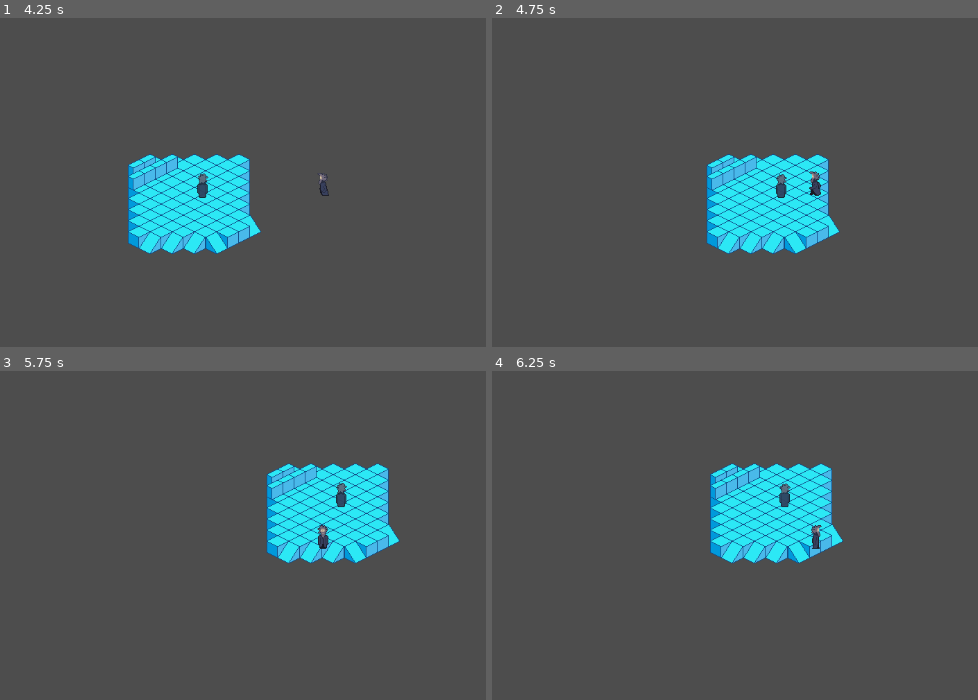
Above: before the commit, frames 1-4 (two rows, left to right).
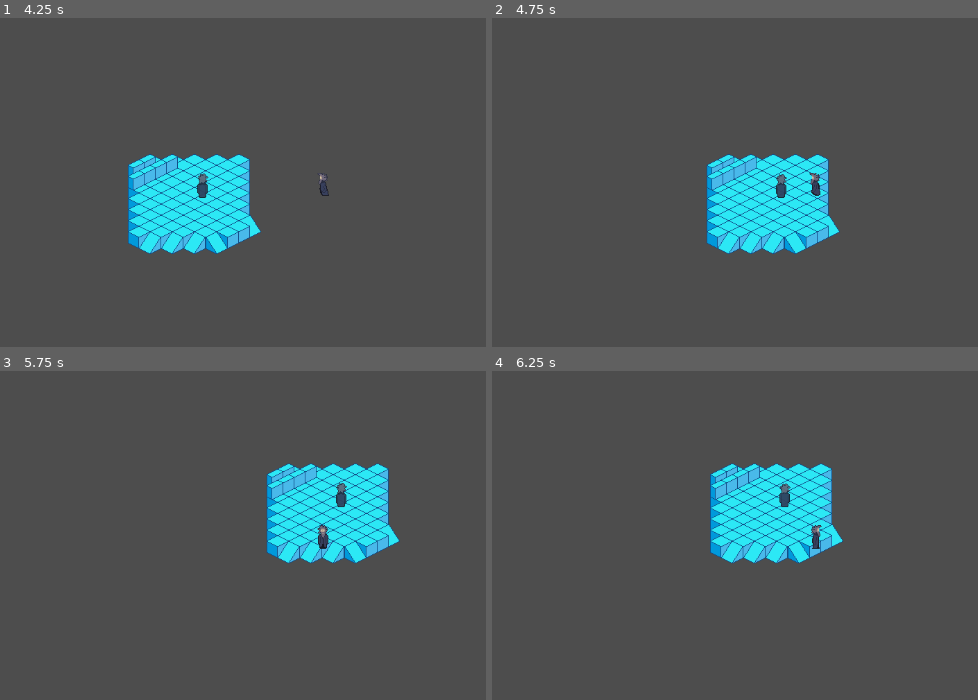
Above: after the commit, the same moments.

Repository: seanj29/LostEchoes
Game: Godot game, scene res://Scenes/Main.tscn
Same seed, same stepped clock (60 frames per second), same inputs: the game is played once before the commit and once after it.
Inputs:
- Up to frame 1 (4.25 s): tap Enter at 0.5 s; hold Right (Right) 0.53-1.28 s; hold Space (Attack) 0.53-1.28 s; hold Down (Down) 1.28-2.03 s; tap Space (Attack) at 1.35, 2.85 s; hold Right (Right) 2.03-2.78 s; hold Space (Attack) 2.03-2.78 s; hold Up (Up) 2.78-3.53 s; hold Left (Left) from 3.53 s (still down); hold Space (Attack) from 3.53 s (still down)
- Up to frame 2 (4.75 s): keep holding Left (Left); release Space (Attack) at 4.28 s; tap Space (Attack) at 4.35 s
- Up to frame 3 (5.75 s): release Left (Left) at 5.03 s; hold Down (Down) from 5.03 s (still down); hold Space (Attack) from 5.03 s (still down)
- Up to frame 4 (6.25 s): release Down (Down) at 5.78 s; release Space (Attack) at 5.78 s; hold Right (Right) from 5.78 s (still down); tap Space (Attack) at 5.85 s

Frame 1 is identical in both runs. In frame 2, less than 0.1% of the frame differs, in the area x 65-68%, y 46-54%; in frame 3, less than 0.1%; in frame 4, nothing differs.

Commit message:
added weird frame timer to the attack anim so it doesn't loop

Diff:
--- a/Scripts/GhostScripts/ghost_input.gd
+++ b/Scripts/GhostScripts/ghost_input.gd
@@ -12,7 +12,7 @@
 var currentFrame: int = 0
 
 ## This dict stores the curent state of the various buttons
-# TODO Replace the ActionsState with a bitflag instead of a dict? maybe
+# TODO #5 Replace the ActionsState with a bitflag instead of a dict? maybe
 var ActionsState := {Up_pressed = false, Down_pressed = false, Left_pressed = false, Right_pressed = false, Attack_pressed = false}
 
 
--- a/Scripts/LevelScript.gd
+++ b/Scripts/LevelScript.gd
@@ -12,88 +12,88 @@
 # Will have to make a manual save function, thing the issue is this doesn't get triggered consistently
 
 func _ready():
-    ReplayResource.levelNumber = levelNumber
+	ReplayResource.levelNumber = levelNumber
 
 func save(resource: Resource) -> Error:
-    var dir_error := _check_dir(savePathDir)
+	var dir_error := _check_dir(savePathDir)
 
 
 
 
-    if dir_error != OK:
-        print("Could not create directory located in %s , Error: %s" % [ ProjectSettings.globalize_path(savePathDir), error_string(dir_error)])
-        return dir_error
-    else:
+	if dir_error != OK:
+		print("Could not create directory located in %s , Error: %s" % [ ProjectSettings.globalize_path(savePathDir), error_string(dir_error)])
+		return dir_error
+	else:
 
-        var replayName = "replay_%02d.tres" % currentGhostCount
-        var savePath = "%s/%s" % [savePathDir, replayName]
-        print(savePath)
+		var replayName = "replay_%02d.tres" % currentGhostCount
+		var savePath = "%s/%s" % [savePathDir, replayName]
+		print(savePath)
 
-        while ResourceLoader.exists(savePath):
-            if currentGhostCount >= MaxGhostAmount:
-                currentGhostCount = 1
-                replayName = "replay_%02d.tres" % currentGhostCount
-                savePath = "%s/%s" % [savePathDir, replayName]
-                print("Deleting ghost at %s" % savePath)
-                var del_error = delete_one(savePath)
-                if del_error:
-                    printerr("Error when deleting ghost %s" % error_string(del_error))
-                    return del_error
-            else:
-                currentGhostCount += 1
-                replayName = "replay_%02d.tres" % currentGhostCount
-                savePath = "%s/%s" % [savePathDir, replayName]
+		while ResourceLoader.exists(savePath):
+			if currentGhostCount >= MaxGhostAmount:
+				currentGhostCount = 1
+				replayName = "replay_%02d.tres" % currentGhostCount
+				savePath = "%s/%s" % [savePathDir, replayName]
+				print("Deleting ghost at %s" % savePath)
+				var del_error = delete_one(savePath)
+				if del_error:
+					printerr("Error when deleting ghost %s" % error_string(del_error))
+					return del_error
+			else:
+				currentGhostCount += 1
+				replayName = "replay_%02d.tres" % currentGhostCount
+				savePath = "%s/%s" % [savePathDir, replayName]
 
-        ResourceSaver.save(resource, savePath)
-        print("Saving ghost %s" % savePath)
+		ResourceSaver.save(resource, savePath)
+		print("Saving ghost %s" % savePath)
 
-    return OK
+	return OK
 
 
 func load_ghost_by_id(ghostID: int) -> ReplayGhost:
 
-    var ghostPath = "%s/replay_%02d.tres" % [savePathDir, ghostID]
-    if !ResourceLoader.exists(ghostPath):
-        return null
-    else:
-        print("%s being loaded" % ghostPath)
-        return ResourceLoader.load(ghostPath, "ReplayGhost")
+	var ghostPath = "%s/replay_%02d.tres" % [savePathDir, ghostID]
+	if !ResourceLoader.exists(ghostPath):
+		return null
+	else:
+		print("%s being loaded" % ghostPath)
+		return ResourceLoader.load(ghostPath, "ReplayGhost")
 
 func delete_all() -> Error:
-    var delete_dir := DirAccess.open(savePathDir)
-    if !delete_dir:
-        var error = DirAccess.get_open_error()
-        printerr("Could not open/find directory %s, Error: %s" % [ ProjectSettings.globalize_path(savePathDir), error_string(error)])
-        return error
-    else:
-        var file_array = delete_dir.get_files()
-        for file in file_array:
-            var delete_error = delete_one(savePathDir + "/" + file)
-            if delete_error:
-                return delete_error
-        return OK
+	var delete_dir := DirAccess.open(savePathDir)
+	if !delete_dir:
+		var error = DirAccess.get_open_error()
+		printerr("Could not open/find directory %s, Error: %s" % [ ProjectSettings.globalize_path(savePathDir), error_string(error)])
+		return error
+	else:
+		var file_array = delete_dir.get_files()
+		for file in file_array:
+			var delete_error = delete_one(savePathDir + "/" + file)
+			if delete_error:
+				return delete_error
+		return OK
 
 
 
 func delete_one(FilePathToDelete: String) -> Error:
-    var global_path = ProjectSettings.globalize_path(FilePathToDelete)
-    print("Attempting to delete %s" % global_path)
-    if !ResourceLoader.exists(global_path):
-        printerr("Could not find resource to delete at path: %s" % global_path)
-        return ERR_FILE_NOT_FOUND
-    else:
-        var error = OS.move_to_trash(global_path)
-        if error:
-            return error
-        else:
-            print("%s deleted" % global_path)
-            return OK
+	var global_path = ProjectSettings.globalize_path(FilePathToDelete)
+	print("Attempting to delete %s" % global_path)
+	if !ResourceLoader.exists(global_path):
+		printerr("Could not find resource to delete at path: %s" % global_path)
+		return ERR_FILE_NOT_FOUND
+	else:
+		var error = OS.move_to_trash(global_path)
+		if error:
+			return error
+		else:
+			print("%s deleted" % global_path)
+			return OK
 
 
 
 func _check_dir(dir: String) -> Error:
-    if !DirAccess.dir_exists_absolute(dir):
-        var err = DirAccess.make_dir_recursive_absolute(dir)
-        return err
-    else:
-        return OK
+	if !DirAccess.dir_exists_absolute(dir):
+		var err = DirAccess.make_dir_recursive_absolute(dir)
+		return err
+	else:
+		return OK
--- a/Scripts/Utils/FSM/States/attack_anim_state.gd
+++ b/Scripts/Utils/FSM/States/attack_anim_state.gd
@@ -1,5 +1,7 @@
 class_name AttackAnimState
 extends PawnAnimState
+
+var frame_count := 0
 
 
 func Enter():
@@ -7,10 +9,29 @@
 	if sprite.animation.begins_with(anim_name):
 		if not sprite.animation_finished.is_connected(change):
 			sprite.animation_finished.connect(change)
+		if not sprite.frame_changed.is_connected(update_frame_count):
+			sprite.frame_changed.connect(update_frame_count)
 	else:
 		if sprite.animation_finished.is_connected(change):
 			sprite.animation_finished.disconnect(change)
+		if sprite.frame_changed.is_connected(update_frame_count):
+			sprite.frame_changed.connect(update_frame_count)
 
 
 func change():
 	transitioned.emit("IdleAnimState")
+
+
+func update_frame_count():
+	frame_count += 1
+	if frame_count == 5:
+		frame_count = 0
+		change()
+	print(frame_count)
+
+
+func Exit():
+		if sprite.animation_finished.is_connected(change):
+			sprite.animation_finished.disconnect(change)
+		if sprite.frame_changed.is_connected(update_frame_count):
+			sprite.frame_changed.disconnect(update_frame_count)
--- a/Scripts/Utils/pawn_input.gd
+++ b/Scripts/Utils/pawn_input.gd
@@ -13,7 +13,6 @@
 signal direction_changed(direction: Type.Direction)
 
 ## Emitted when the pawn attacks
-#TODO: make this signal send out the pawn location and direction, and make a magic spawner instead of tying it to the scene.
 signal attack_pressed(who: PawnInput, pos: Vector2, dir: Type.Direction)
 
 var is_attacking: bool
